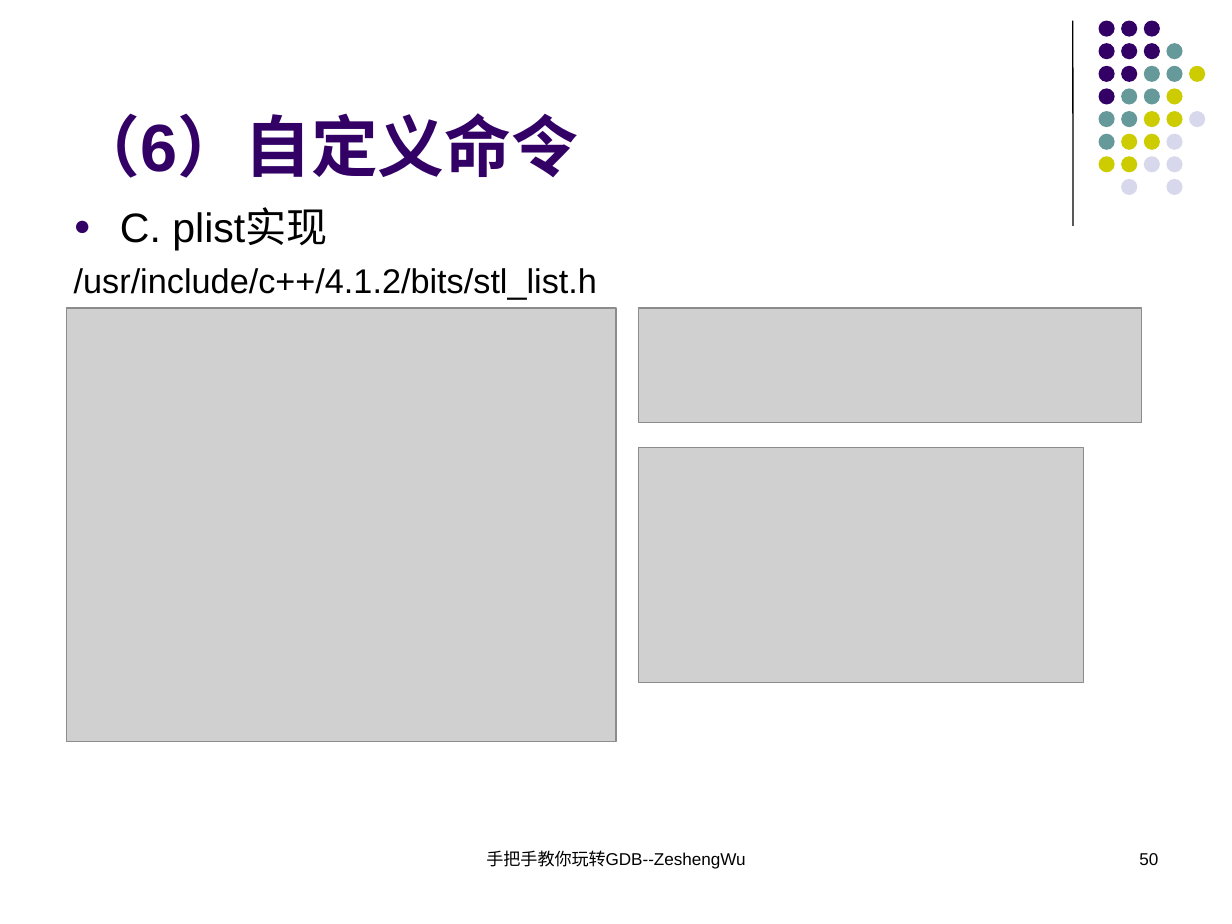
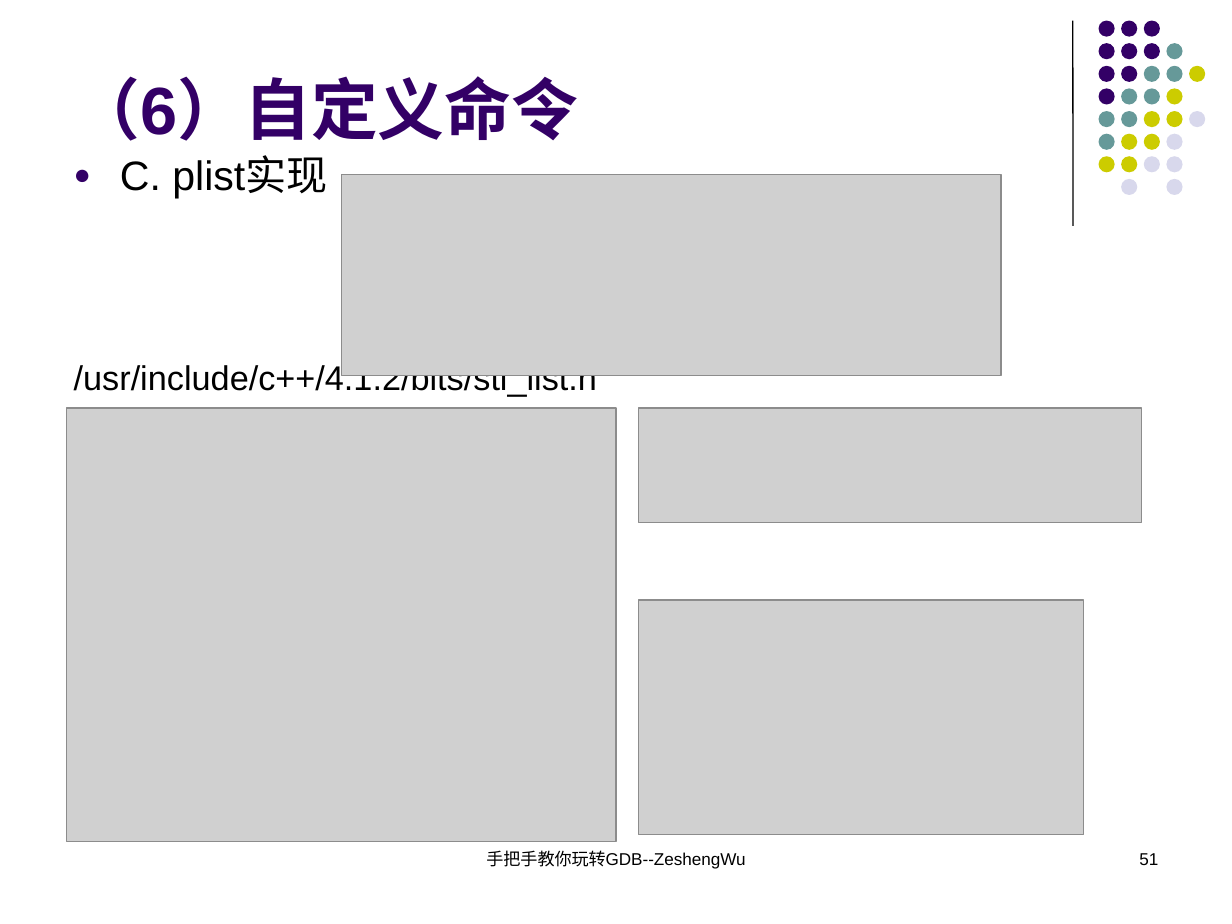
Before and after one commit to KublaikhanGeek/reactor, a slide deck: slide 51 of docs/手把手教你玩转GDB/手把手教你玩转GDB.ppt (slide 50 before the commit). Drawn at 1232x924 pixels with LibreOffice and Linux fonts; fonts in the diff are those of the drawing; grey boxes stand for pictures. Boxes give left, top, right and bottom in pixels: in the first picture for what was removed or moved away, otherwise in the second. Text is boxed around its words. In the diff, an @@ line names an element or a change of style, - is before the commit and + after.

```diff
--- a/docs/手把手教你玩转GDB/手把手教你玩转GDB.ppt
+++ b/docs/手把手教你玩转GDB/手把手教你玩转GDB.ppt
@@ title "（6）自定义命令": place and size @@
-title "（6）自定义命令" at [74,113,578,178]
+title "（6）自定义命令" at [74,76,578,141]
@@ text "C. plist实现" rewrapped from [74,209,597,299] to [74,158,597,397] @@
@@ picture added at [341,175,1000,376] @@
@@ picture: place and size @@
-picture at [67,308,616,742]
+picture at [67,408,616,841]
@@ picture: place and size @@
-picture at [638,308,1141,423]
+picture at [638,408,1141,522]
@@ picture: place and size @@
-picture at [638,448,1083,684]
+picture at [638,600,1083,835]
@@ page number at [1139,853,1158,865]: text changed @@
-50
+51
```
Also in this commit, not shown: 2 other slides changed, 1 slide added.
